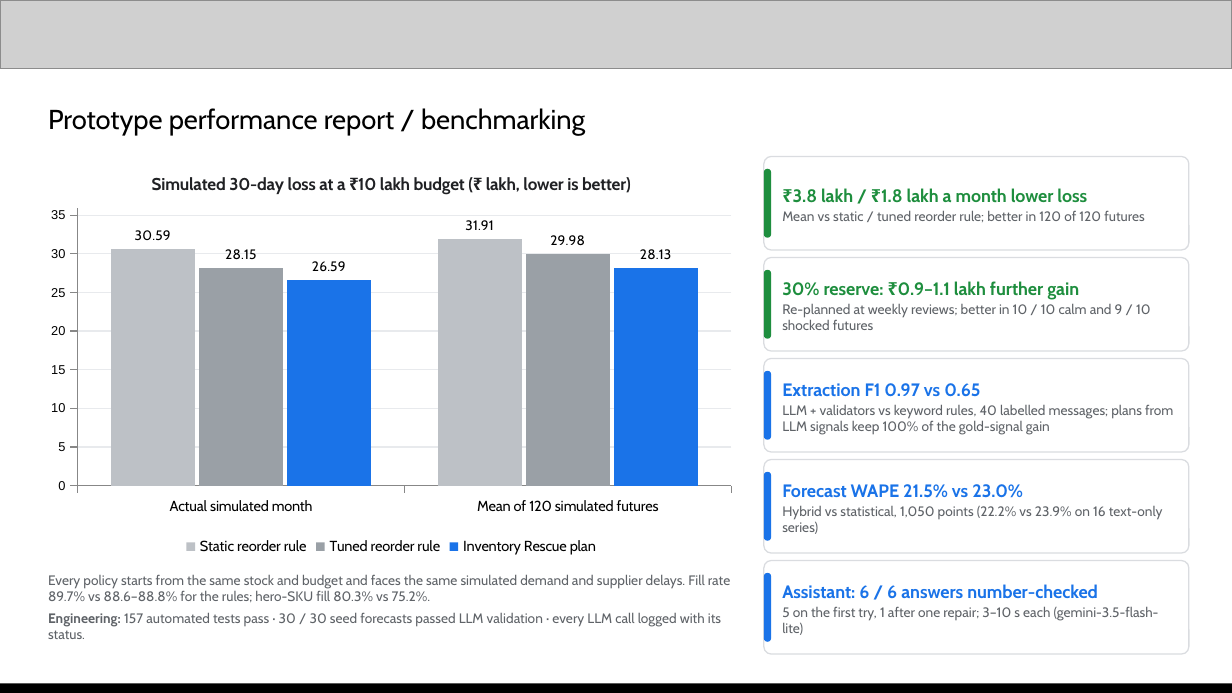
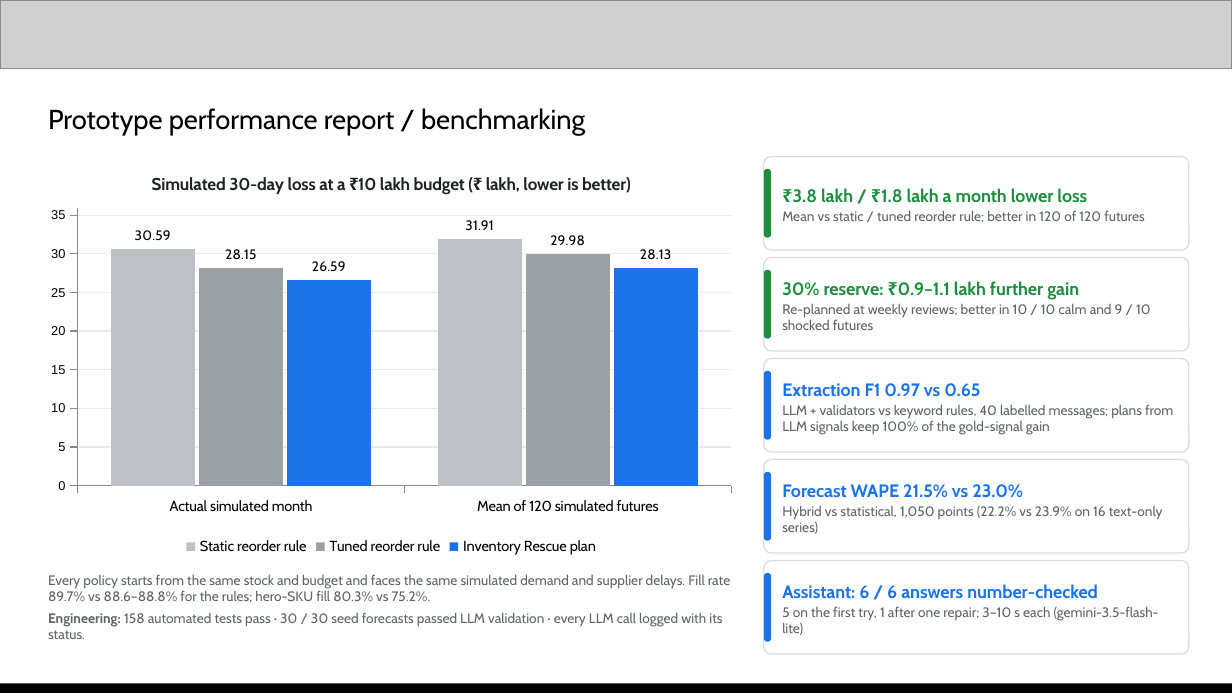
Before and after one commit to Xhahat/inventory-rescue, a slide deck: slide 11 of docs/Inventory_Rescue_AI_Builder_Cup.pptx. Drawn at 1232x693 pixels with LibreOffice and Linux fonts; fonts in the diff are those of the drawing; grey boxes stand for pictures. Boxes give left, top, right and bottom in pixels: in the first picture for what was removed or moved away, otherwise in the second. Text is boxed around its words. In the diff, an @@ line names an element or a change of style, - is before the commit and + after.

```diff
--- a/docs/Inventory_Rescue_AI_Builder_Cup.pptx
+++ b/docs/Inventory_Rescue_AI_Builder_Cup.pptx
@@ text at bbox=[48, 612, 722, 639]: text changed @@
-Engineering: 157 automated tests pass · 30 / 30 seed forecasts passed LLM validation · every LLM call logged with its status.
+Engineering: 158 automated tests pass · 30 / 30 seed forecasts passed LLM validation · every LLM call logged with its status.
```
Also in this commit, not shown: 2 other slides changed, 5 other files.
